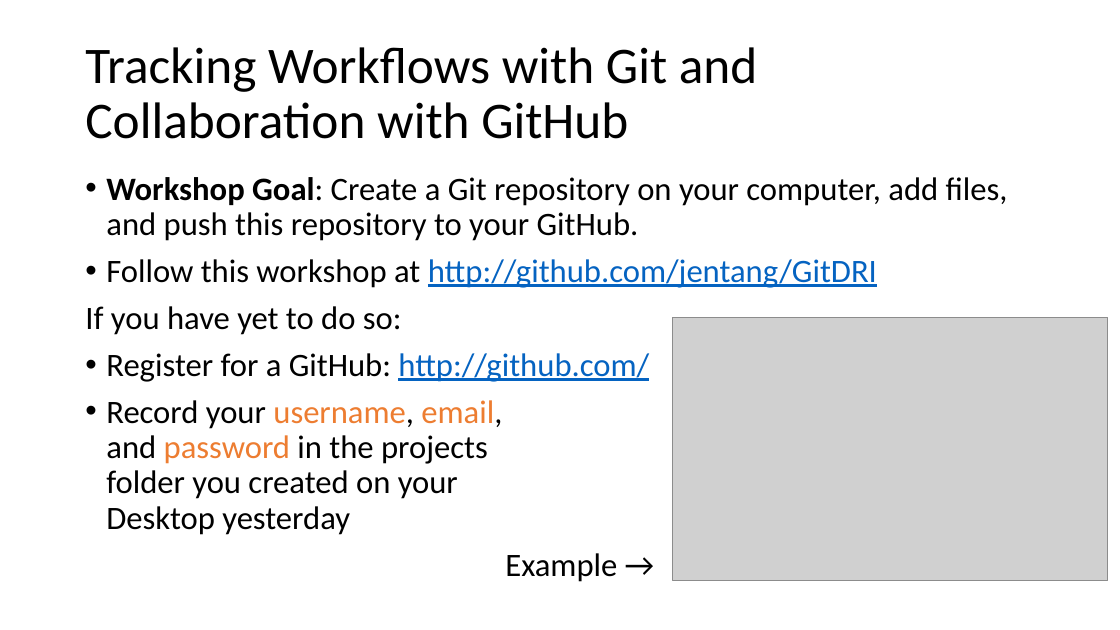
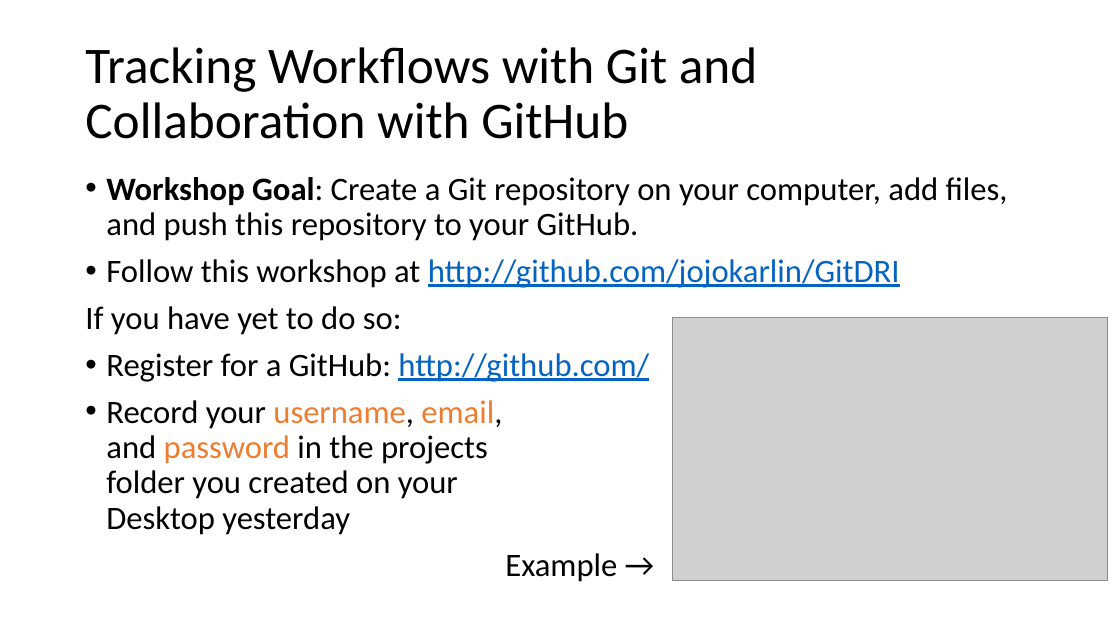
Before and after one commit to jojokarlin/Git_DRI_Jan_2017, a slide deck: slide 2 of GitPres.pptx. Drawn at 1120x630 pixels with LibreOffice and Linux fonts; fonts in the diff are those of the drawing; grey boxes stand for pictures. Boxes give left, top, right and bottom in pixels: in the first picture for what was removed or moved away, otherwise in the second. Text is boxed around its words. In the diff, an @@ line names an element or a change of style, - is before the commit and + after.

```diff
--- a/GitPres.pptx
+++ b/GitPres.pptx
@@ text at <box>106,259,900,288</box>: text changed @@
-• Follow this workshop at http://github.com/jentang/GitDRI
+• Follow this workshop at http://github.com/jojokarlin/GitDRI
```
Also in this commit, not shown: 11 other slides changed, 1 other file.
